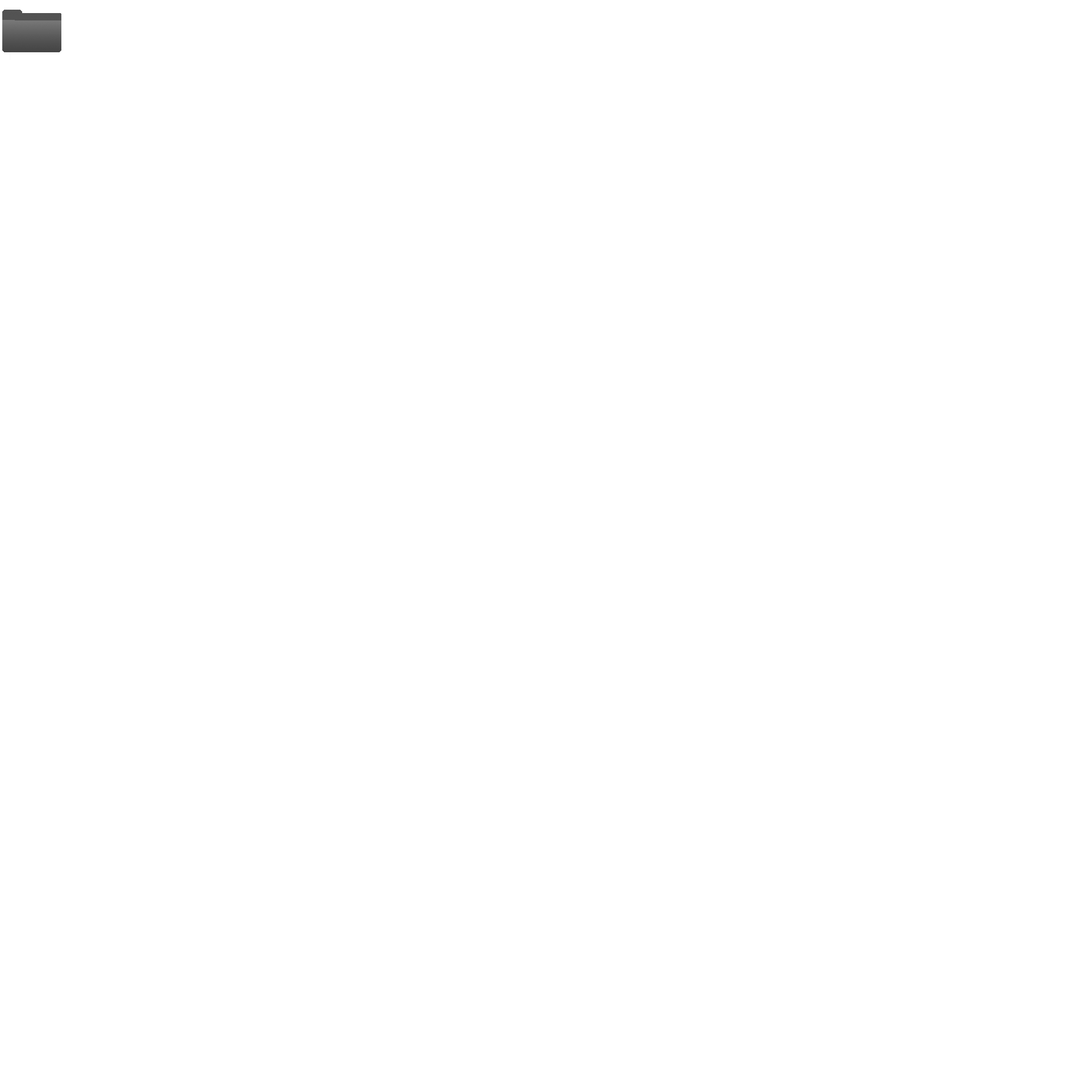
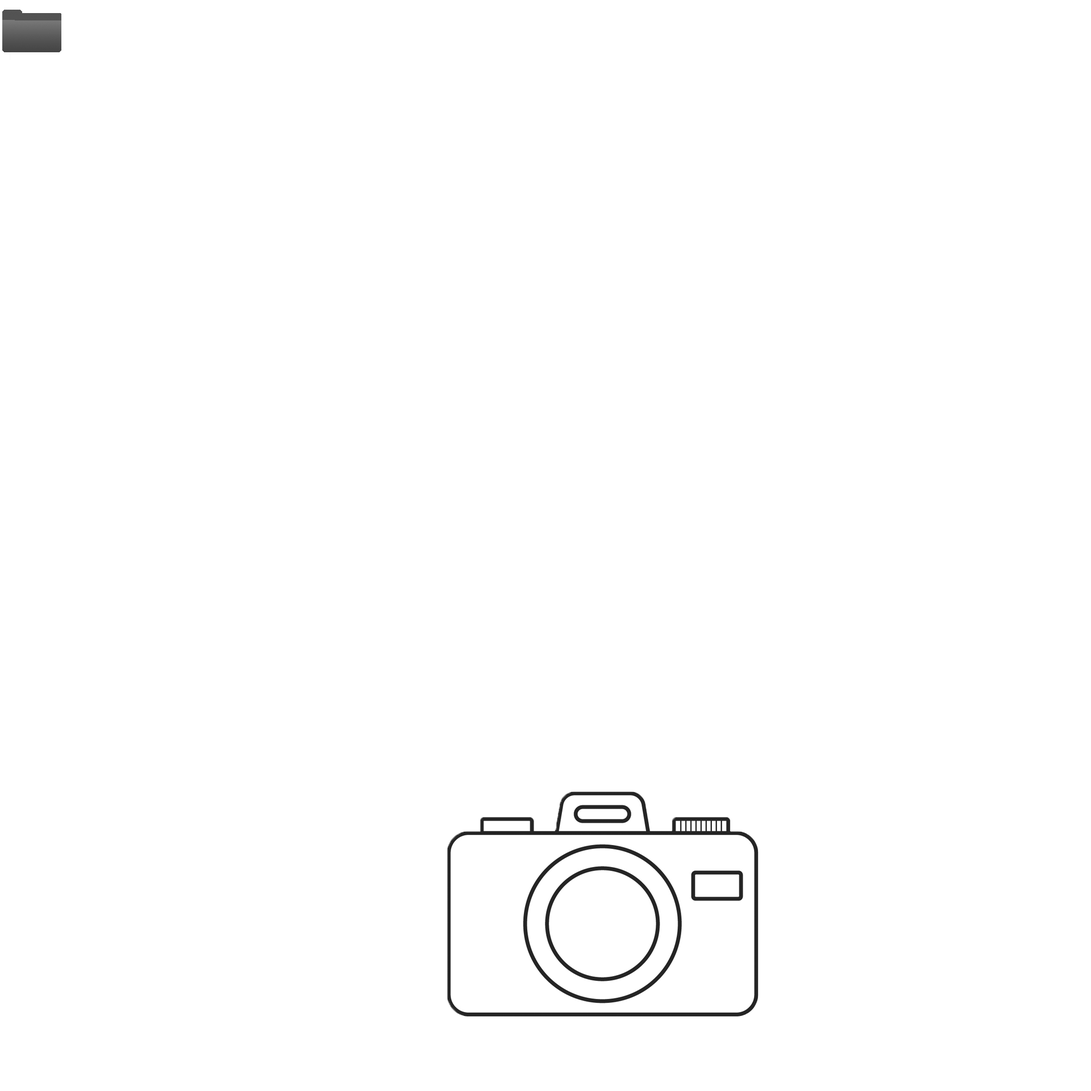
Layer changes from the first 1091×1091 image to the second:
added layer "Camera-DRAWING-–-STEP-8" above "light-175-433787" over [447, 791, 759, 1018]
